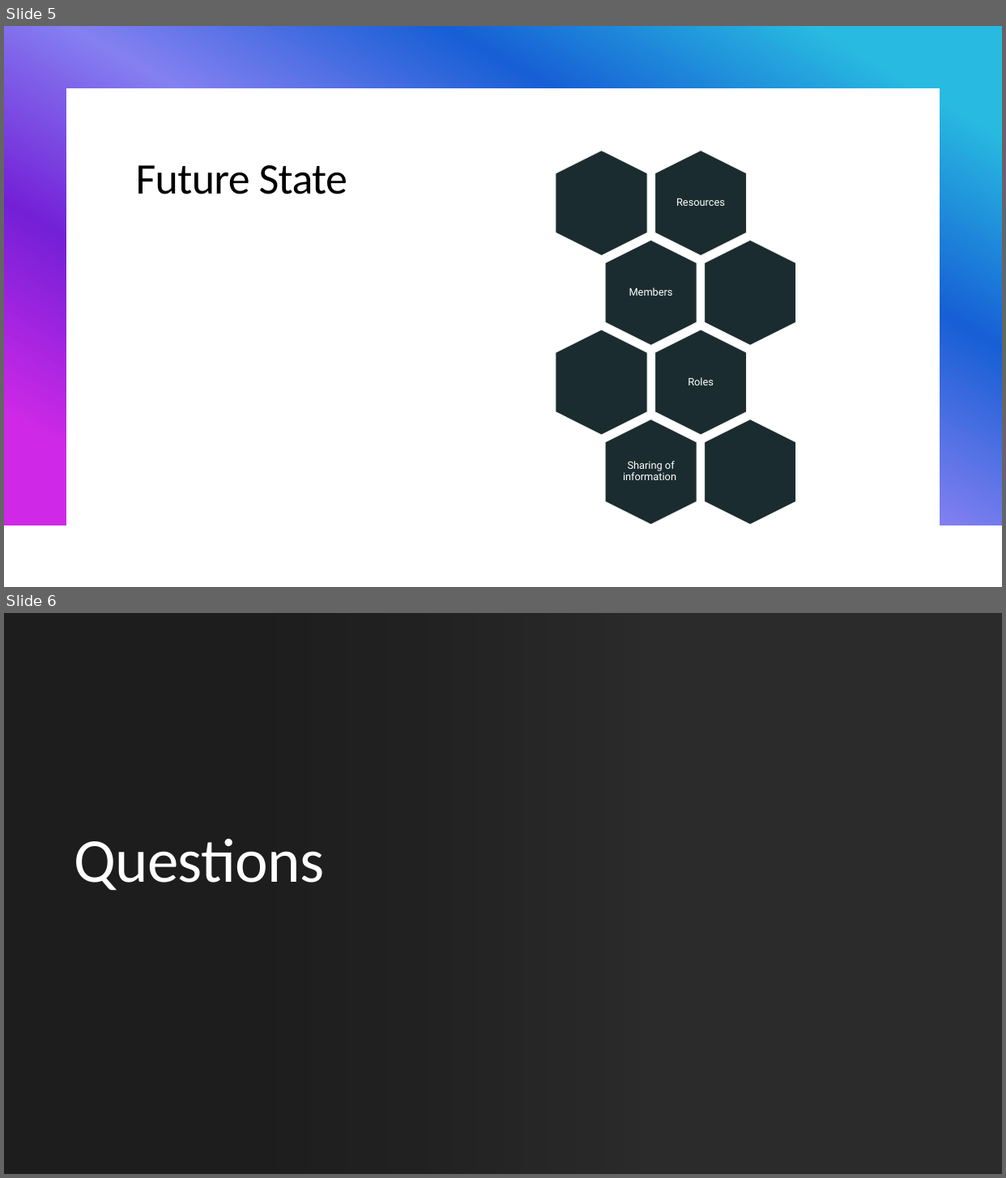
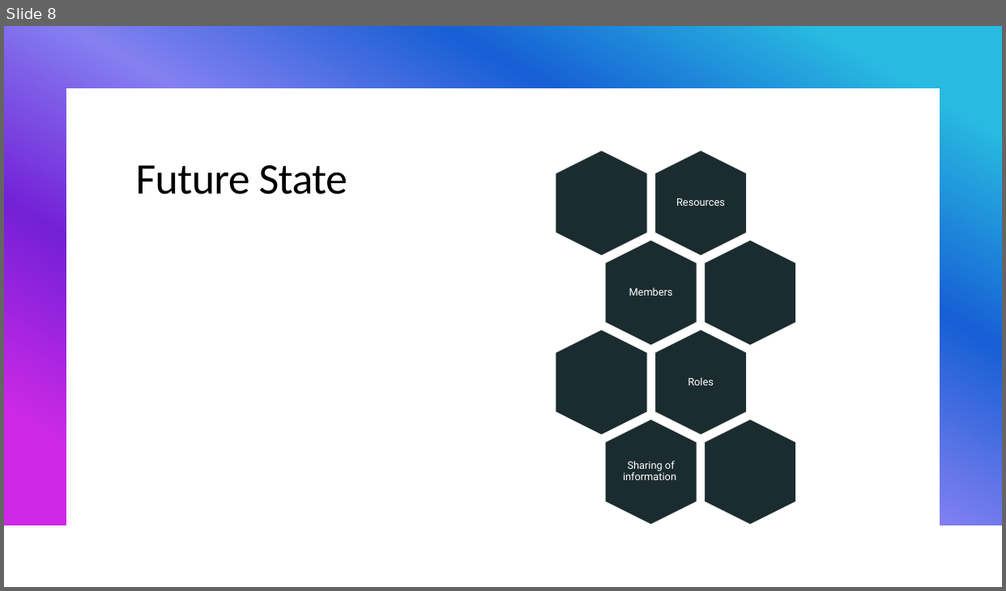
Before and after one commit to CS480UIC/cs480-final-project-schooled_web_application, a slide deck: documentation/Schooled Web Application.pptm. Shown one above the other, each under a label of ours: slides 5 and 6 before the commit, slide 8 after it. The pictures are 1006x1178 and 1006x591 pixels, drawn with LibreOffice and Linux fonts; fonts in the diff are those of the drawing; background and template pictures are left out; a plain dark background stands for a picture behind light text. Boxes give left, top, right and bottom in pixels: in the first picture for what was removed or moved away, otherwise in the second. Text is boxed around its words. In the diff, an @@ line names an element or a change of style, - is before the commit and + after.

```diff
--- a/documentation/Schooled Web Application.pptm
+++ b/documentation/Schooled Web Application.pptm
@@ slide 6 removed at box(4, 613, 1002, 1174), background picture (left out); not listed: 1 template element that a slide beside it also shows @@
@@ freeform shape removed at box(4, 613, 1002, 1113) @@
@@ rectangle removed at box(4, 613, 1002, 1174) @@
@@ rectangle removed at box(4, 613, 641, 1174) @@
@@ title removed at box(74, 838, 324, 891) @@
-Questions
@@ what was slide 5 is now slide 8 @@
```
Also in this commit, not shown: 4 slides added.
